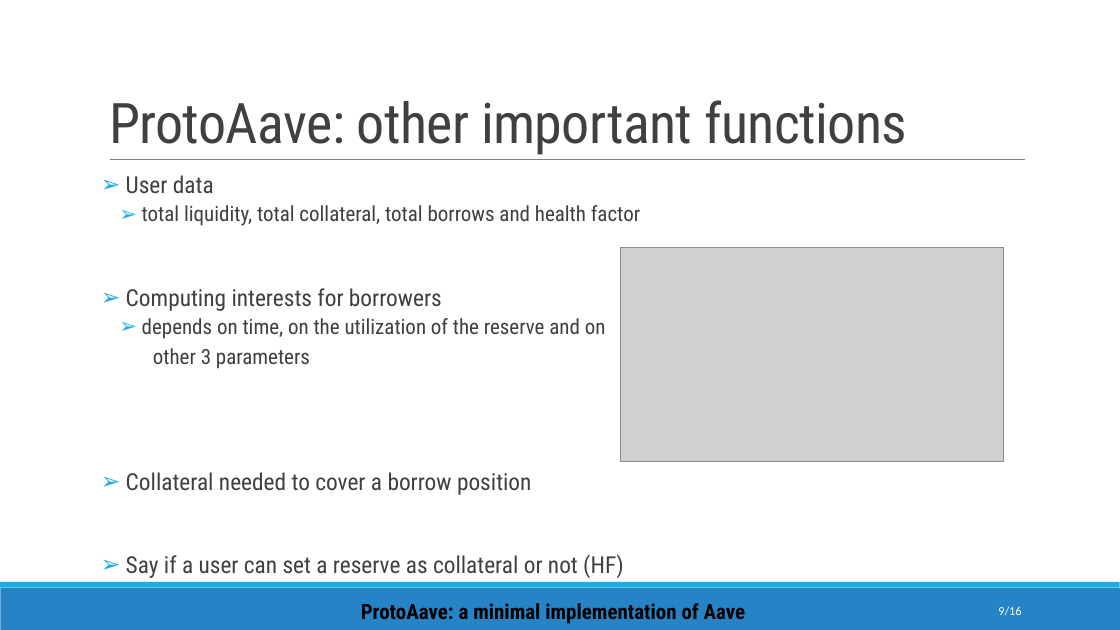
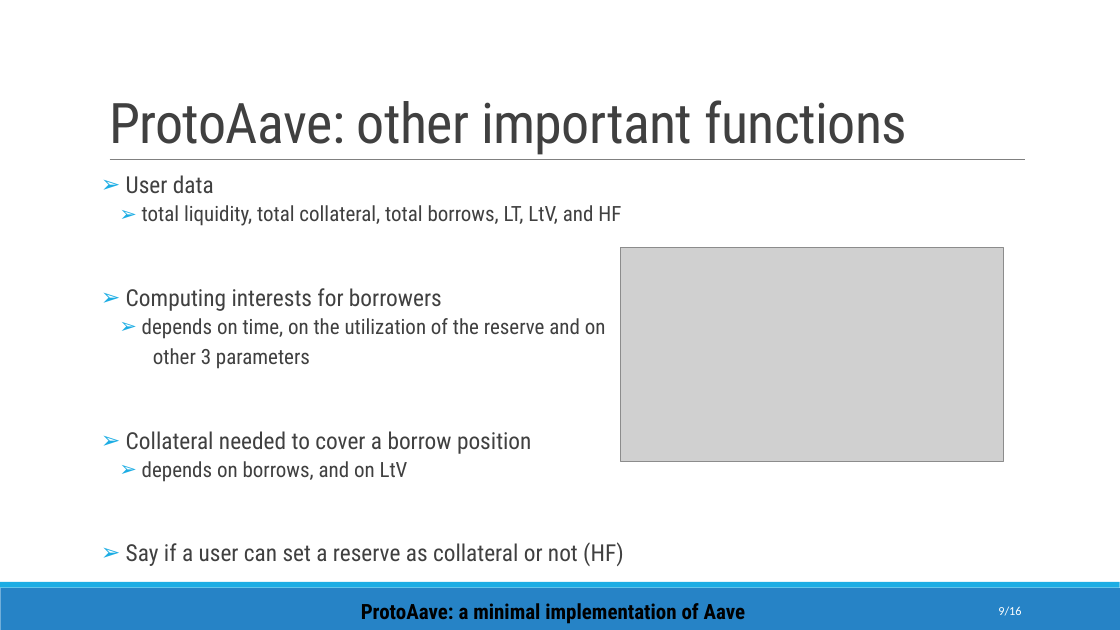
Before and after one commit to enricopiseddu/lendingPool, a slide deck: slide 9 of presentation.pptx. Drawn at 1120x630 pixels with LibreOffice and Linux fonts; fonts in the diff are those of the drawing; grey boxes stand for pictures. Boxes give left, top, right and bottom in pixels: in the first picture for what was removed or moved away, otherwise in the second. Text is boxed around its words. In the diff, an @@ line names an element or a change of style, - is before the commit and + after.

Commit message:
update pptx

```diff
--- a/presentation.pptx
+++ b/presentation.pptx
@@ text at box(142, 205, 621, 226): text changed @@
-  ➢ total liquidity, total collateral, total borrows and health factor
+  ➢ total liquidity, total collateral, total borrows, LT, LtV, and HF
@@ text at box(142, 461, 408, 482): paragraph added @@
+  ➢ depends on borrows, and on LtV
```
Also in this commit, not shown: 5 other slides changed.
